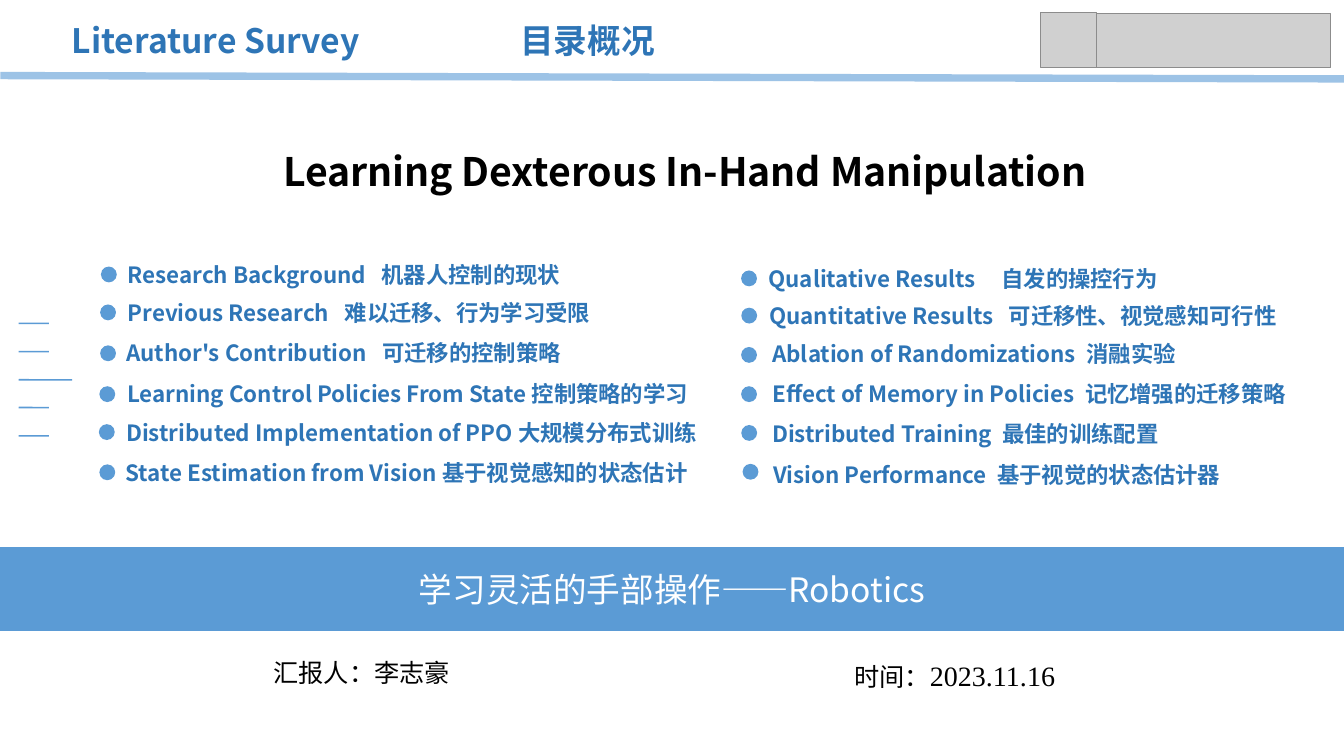
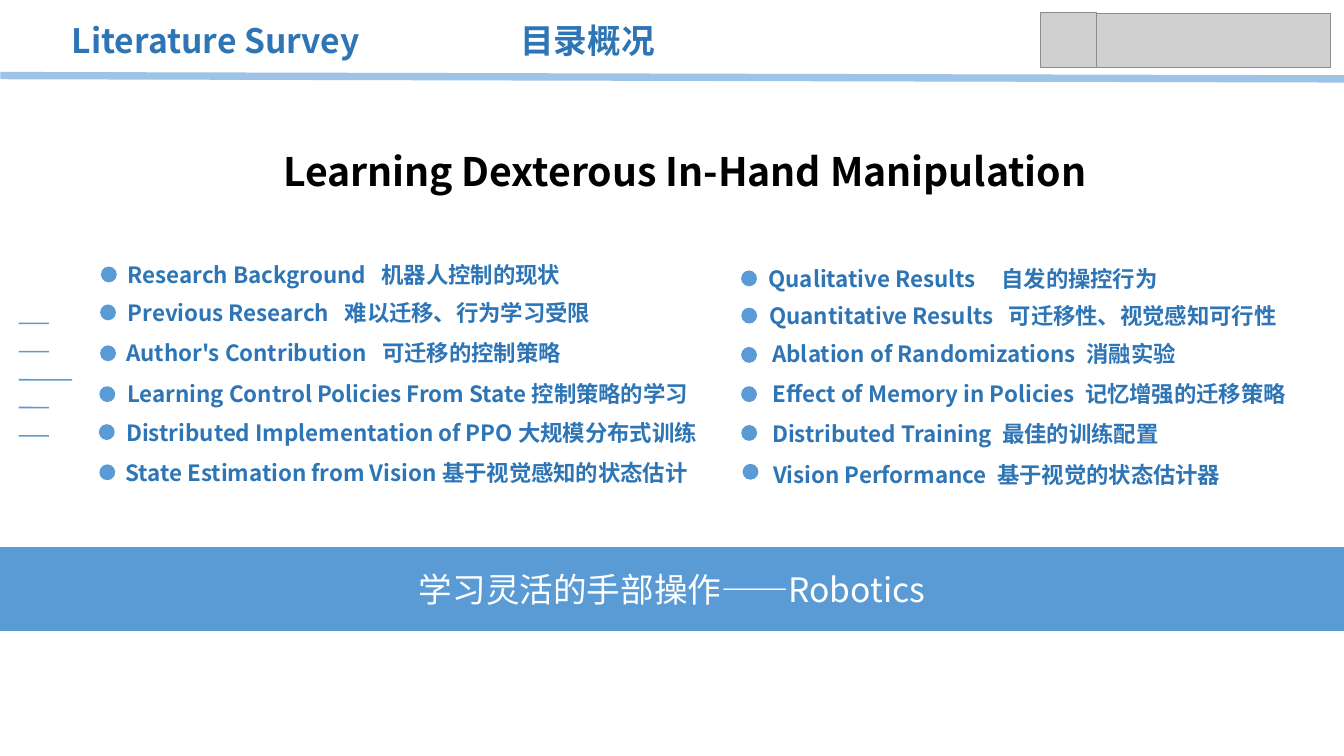
Before and after one commit to jiaweiHu-XDU/jiaweiHu-XDU.github.io, a slide deck: slide 1 of download/PaperSurvey.pptx. Drawn at 1344x756 pixels with LibreOffice and Linux fonts; fonts in the diff are those of the drawing; grey boxes stand for pictures. Boxes give left, top, right and bottom in pixels: in the first picture for what was removed or moved away, otherwise in the second. Text is boxed around its words. In the diff, an @@ line names an element or a change of style, - is before the commit and + after.

```diff
--- a/download/PaperSurvey.pptx
+++ b/download/PaperSurvey.pptx
@@ text removed at (274, 660, 450, 684) @@
-汇报人：李志豪
@@ text removed at (854, 665, 1055, 688) @@
-时间：2023.11.16
```
Also in this commit, not shown: 1 other slide changed.
